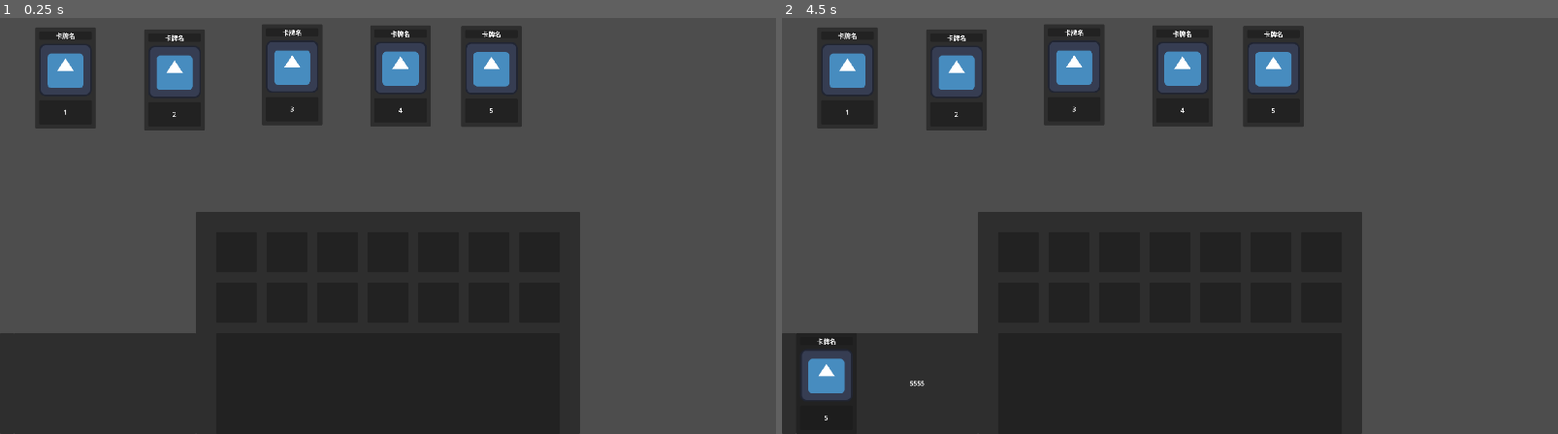
Above: before the commit, frames 1-2 (left to right).
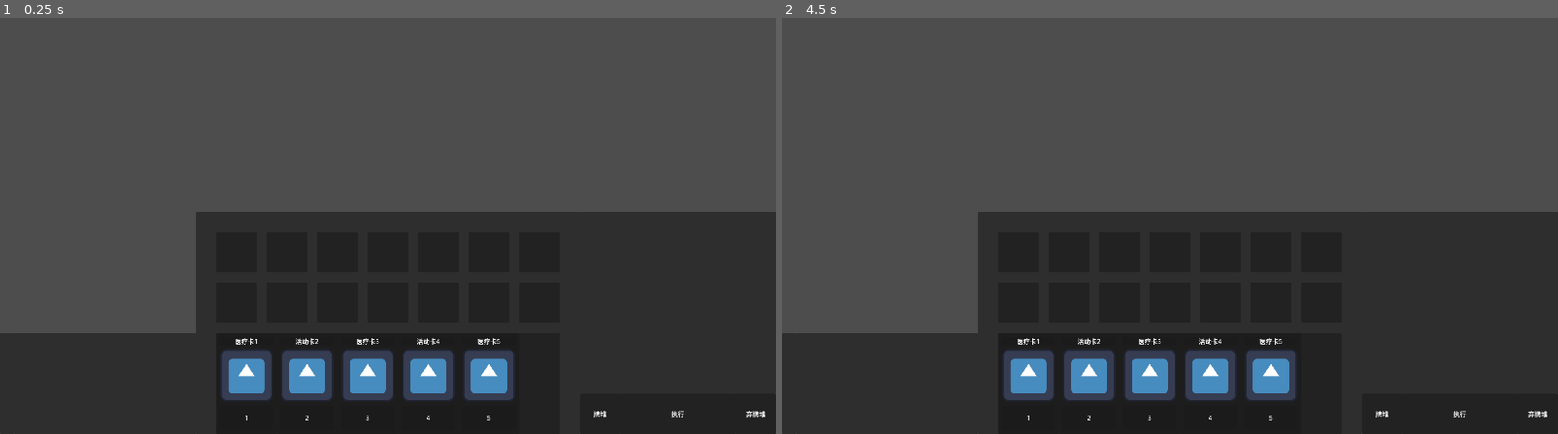
Above: after the commit, the same moments.

Repository: yuyi-yutie/Illness
Game: Godot game, scene res://scenes/play_scene/play_scene.tscn
Two runs of this game, one before a commit and one after it. Both use one fixed random seed, a clock stepped at 60 frames per second and the inputs below. The engine's default icon, where the game draws it, is replaced by a stand-in: a white triangle on a blue panel in a dark square.
Inputs (mouse positions are in pixels of both pictures, inside the frame that each line leads up to):
- Up to frame 1 (0.25 s): no input
- Up to frame 2 (4.5 s): click (1457, 413) at 0.5 s, where only the run after the commit has a clickable "执行"; click (1457, 413) at 1.25 s, where only the run after the commit has a clickable "执行"; click (1457, 413) at 2 s, where only the run after the commit has a clickable "执行"; tap Enter at 2.75, 4.25 s; move the mouse to (1340, 192) at 2.77 s; tap Space at 3.5 s; move the mouse to (1014, 238) at 3.52 s; move the mouse to (1247, 117) at 4.27 s

The runs differ from the first frame. In frame 1, 25% of the frame differs, in the area x 4-100%, y 1-100%; in frame 2, 26%, in the area x 2-100%, y 1-100%.

Commit message:
update
更新牌堆与id，初始化

Diff:
--- a/illness/globals/card_glue.gd
+++ b/illness/globals/card_glue.gd
@@ -18,3 +18,20 @@
 		else:
 			fake_card_panel.visible = false
 			card_detail_label.text = ""
+
+var card_array : Array[Card]
+var current_id : int = -1
+#因为开头要+1，所以这里取-1，初始值就为0
+
+func get_id(card : Card) -> int:
+	#卡牌将要放入卡组和手牌时（即玩家将永久获得某张卡牌时），赋值id，以后取牌也是从id获取
+	current_id += 1
+	card_array[current_id] = card
+	return current_id
+
+func refresh_card_id_dic() -> void:
+	card_array.clear()
+	current_id = -1
+
+func get_card(id : int) -> Card:
+	return card_array[id]
--- a/illness/scenes/play_scene/calender.tscn
+++ b/illness/scenes/play_scene/calender.tscn
@@ -1,9 +1,11 @@
-[gd_scene load_steps=5 format=3 uid="uid://b76r0tvur6ts8"]
+[gd_scene load_steps=7 format=3 uid="uid://b76r0tvur6ts8"]
 
 [ext_resource type="Script" uid="uid://16i04oith8r2" path="res://scripts/play_scene/calender_panel/calender_panel.gd" id="1_swrtb"]
 [ext_resource type="Script" uid="uid://c2fovslvlxy0s" path="res://scripts/play_scene/calender_panel/calender_face.gd" id="2_qgaqk"]
 [ext_resource type="Script" uid="uid://v1171det0k1o" path="res://scripts/play_scene/calender_panel/medical_and_activity_panel.gd" id="3_ysl3n"]
 [ext_resource type="Script" uid="uid://ktlwwglr32gd" path="res://scripts/play_scene/calender_panel/schedule_box.gd" id="4_j5sjl"]
+[ext_resource type="PackedScene" uid="uid://cqr2tljf25i0j" path="res://scenes/card/card.tscn" id="5_2wdx8"]
+[ext_resource type="Script" uid="uid://0iwvhwnc5r1p" path="res://scripts/play_scene/calender_panel/hand_panel.gd" id="5_4wyb7"]
 
 [node name="Calender" type="Control"]
 layout_mode = 3
@@ -200,3 +202,49 @@
 grow_horizontal = 2
 grow_vertical = 0
 mouse_filter = 2
+script = ExtResource("5_4wyb7")
+
+[node name="Card1" parent="CalenderPanel/HandPanel" instance=ExtResource("5_2wdx8")]
+layout_mode = 0
+time_type = 1
+_name = "医疗卡1"
+time = 1
+card_detail = "医疗卡111"
+
+[node name="Card2" parent="CalenderPanel/HandPanel" instance=ExtResource("5_2wdx8")]
+layout_mode = 0
+offset_left = 150.0
+offset_right = 300.0
+card_type = 1
+time_type = 1
+_name = "活动卡2"
+time = 2
+card_detail = "活动卡222"
+
+[node name="Card3" parent="CalenderPanel/HandPanel" instance=ExtResource("5_2wdx8")]
+layout_mode = 0
+offset_left = 300.0
+offset_right = 450.0
+time_type = 1
+_name = "医疗卡3"
+time = 3
+card_detail = "医疗卡333"
+
+[node name="Card4" parent="CalenderPanel/HandPanel" instance=ExtResource("5_2wdx8")]
+layout_mode = 0
+offset_left = 450.0
+offset_right = 600.0
+card_type = 1
+time_type = 1
+_name = "活动卡4"
+time = 4
+card_detail = "活动卡444"
+
+[node name="Card5" parent="CalenderPanel/HandPanel" instance=ExtResource("5_2wdx8")]
+layout_mode = 0
+offset_left = 600.0
+offset_right = 750.0
+time_type = 1
+_name = "医疗卡5"
+time = 5
+card_detail = "医疗卡555"
--- /dev/null
+++ b/illness/scenes/play_scene/end_and_execute.tscn
@@ -0,0 +1,94 @@
+[gd_scene format=3 uid="uid://c5nhp08bw06nm"]
+
+[node name="EndAndExecute" type="Control"]
+layout_mode = 3
+anchors_preset = 15
+anchor_right = 1.0
+anchor_bottom = 1.0
+grow_horizontal = 2
+grow_vertical = 2
+
+[node name="EndPanel" type="Panel" parent="."]
+layout_mode = 1
+anchors_preset = 3
+anchor_left = 1.0
+anchor_top = 1.0
+anchor_right = 1.0
+anchor_bottom = 1.0
+offset_left = -485.0
+offset_top = -100.0
+grow_horizontal = 0
+grow_vertical = 0
+
+[node name="DeckPanel" type="Panel" parent="EndPanel"]
+layout_mode = 1
+anchors_preset = 4
+anchor_top = 0.5
+anchor_bottom = 0.5
+offset_top = -50.0
+offset_right = 100.0
+offset_bottom = 50.0
+grow_vertical = 2
+
+[node name="DeckLabel" type="Label" parent="EndPanel/DeckPanel"]
+layout_mode = 1
+anchors_preset = 15
+anchor_right = 1.0
+anchor_bottom = 1.0
+grow_horizontal = 2
+grow_vertical = 2
+text = "牌堆"
+horizontal_alignment = 1
+vertical_alignment = 1
+
+[node name="TrashDeckPanel" type="Panel" parent="EndPanel"]
+layout_mode = 1
+anchors_preset = 6
+anchor_left = 1.0
+anchor_top = 0.5
+anchor_right = 1.0
+anchor_bottom = 0.5
+offset_left = -100.0
+offset_top = -50.0
+offset_bottom = 50.0
+grow_horizontal = 0
+grow_vertical = 2
+
+[node name="TrashDeckLabel" type="Label" parent="EndPanel/TrashDeckPanel"]
+layout_mode = 1
+anchors_preset = 15
+anchor_right = 1.0
+anchor_bottom = 1.0
+grow_horizontal = 2
+grow_vertical = 2
+text = "弃牌堆"
+horizontal_alignment = 1
+vertical_alignment = 1
+
+[node name="ExecuteButton" type="Button" parent="EndPanel"]
+layout_mode = 1
+anchors_preset = 7
+anchor_left = 0.5
+anchor_top = 1.0
+anchor_right = 0.5
+anchor_bottom = 1.0
+offset_left = -142.5
+offset_top = -100.0
+offset_right = 142.5
+grow_horizontal = 2
+grow_vertical = 0
+focus_mode = 0
+text = "执行"
+
+[node name="DeckDetailPanel" type="Panel" parent="."]
+layout_mode = 1
+anchors_preset = 3
+anchor_left = 1.0
+anchor_top = 1.0
+anchor_right = 1.0
+anchor_bottom = 1.0
+offset_left = -485.0
+offset_top = -550.0
+offset_bottom = -100.0
+grow_horizontal = 0
+grow_vertical = 0
--- a/illness/scenes/play_scene/play_scene.tscn
+++ b/illness/scenes/play_scene/play_scene.tscn
@@ -1,7 +1,9 @@
-[gd_scene load_steps=3 format=3 uid="uid://csxfeql8s4040"]
+[gd_scene load_steps=5 format=3 uid="uid://csxfeql8s4040"]
 
 [ext_resource type="Script" uid="uid://bcn22xiiqwgnw" path="res://scripts/play_scene/play_scene.gd" id="1_0ihop"]
-[ext_resource type="PackedScene" uid="uid://cqr2tljf25i0j" path="res://scenes/card/card.tscn" id="2_4erg0"]
+[ext_resource type="PackedScene" uid="uid://b76r0tvur6ts8" path="res://scenes/play_scene/calender.tscn" id="3_x7p53"]
+[ext_resource type="PackedScene" uid="uid://510js86b2oua" path="res://scenes/play_scene/card_detail.tscn" id="4_goj7n"]
+[ext_resource type="PackedScene" uid="uid://c5nhp08bw06nm" path="res://scenes/play_scene/end_and_execute.tscn" id="4_x7p53"]
 
 [node name="PlayScene" type="Control"]
 layout_mode = 3
@@ -13,47 +15,11 @@
 mouse_filter = 2
 script = ExtResource("1_0ihop")
 
-[node name="Card" parent="." instance=ExtResource("2_4erg0")]
-layout_mode = 0
-offset_left = 87.0
-offset_top = 74.0
-offset_right = 237.0
-offset_bottom = 324.0
-time = 1
-card_detail = "1111"
+[node name="Calender" parent="." instance=ExtResource("3_x7p53")]
+layout_mode = 1
 
-[node name="Card2" parent="." instance=ExtResource("2_4erg0")]
-layout_mode = 0
-offset_left = 357.0
-offset_top = 79.0
-offset_right = 507.0
-offset_bottom = 329.0
-time = 2
-card_detail = "2222"
+[node name="CardDetail" parent="." instance=ExtResource("4_goj7n")]
+layout_mode = 1
 
-[node name="Card3" parent="." instance=ExtResource("2_4erg0")]
-layout_mode = 0
-offset_left = 648.0
-offset_top = 66.0
-offset_right = 798.0
-offset_bottom = 316.0
-time = 3
-card_detail = "3333"
-
-[node name="Card4" parent="." instance=ExtResource("2_4erg0")]
-layout_mode = 0
-offset_left = 916.0
-offset_top = 69.0
-offset_right = 1066.0
-offset_bottom = 319.0
-time = 4
-card_detail = "4444"
-
-[node name="Card5" parent="." instance=ExtResource("2_4erg0")]
-layout_mode = 0
-offset_left = 1141.0
-offset_top = 70.0
-offset_right = 1291.0
-offset_bottom = 320.0
-time = 5
-card_detail = "5555"
+[node name="EndAndExecute" parent="." instance=ExtResource("4_x7p53")]
+layout_mode = 1
--- a/illness/scripts/card/card.gd
+++ b/illness/scripts/card/card.gd
@@ -3,6 +3,8 @@
 
 @export var name_label : Label
 @export var time_label : Label
+
+var id : int
 
 #region 类别
 
--- /dev/null
+++ b/illness/scripts/play_scene/calender_panel/hand_panel.gd
@@ -0,0 +1,6 @@
+extends Panel
+class_name HandPanel
+
+var current_hand_count : int
+
+var max_hand_count : int
--- a/illness/scripts/play_scene/play_scene.gd
+++ b/illness/scripts/play_scene/play_scene.gd
@@ -8,11 +8,8 @@
 	initialize()
 
 func initialize() -> void:
-	var calender : Control = CALENDER.instantiate()
-	add_child(calender)
-	var card_detail : Control = CARD_DETAIL.instantiate()
-	add_child(card_detail)
 
+	#这里写所有子节点初始化的操作
 	for child in get_children():
 		if child.has_method("initialize"):
 			child.initialize(self)
Not shown, added: illness/scripts/play_scene/calender_panel/hand_panel.gd.uid
